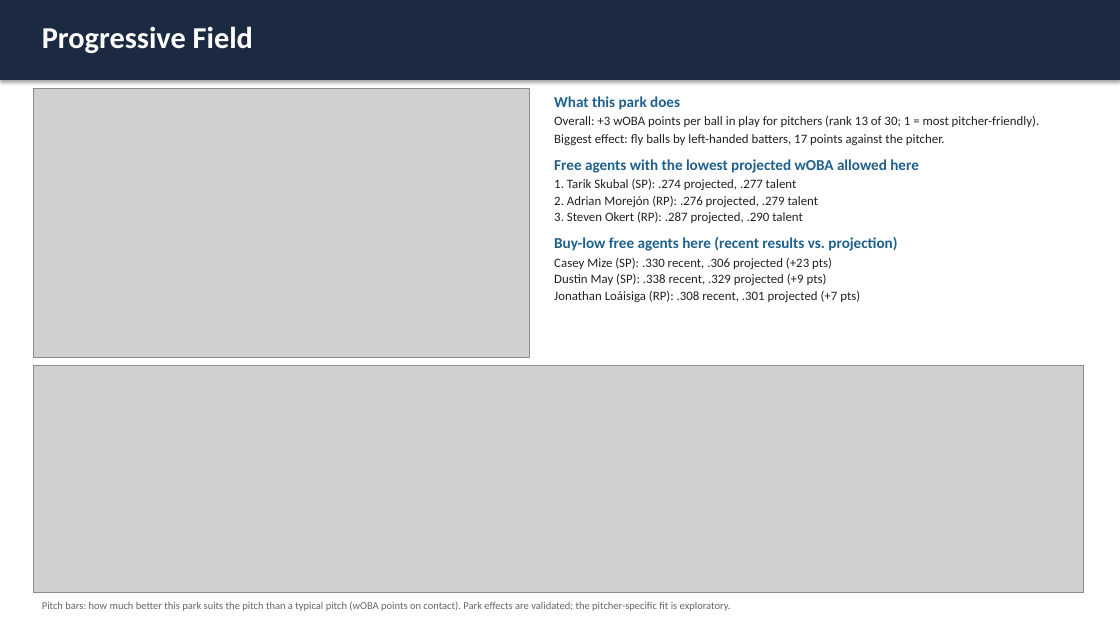
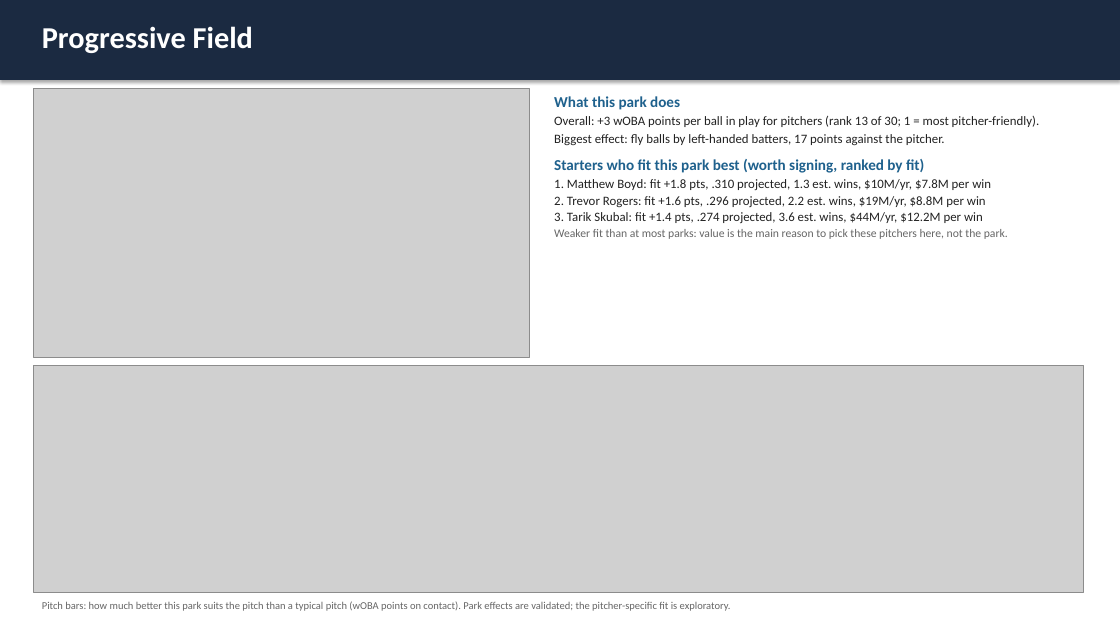
Before and after one commit to jpascarella17/ballpark-pitch-fit, a slide deck: slide 27 of slides/ballpark_pitch_fit.pptx (slide 26 before the commit). Drawn at 1120x630 pixels with LibreOffice and Linux fonts; fonts in the diff are those of the drawing; grey boxes stand for pictures. Boxes give left, top, right and bottom in pixels: in the first picture for what was removed or moved away, otherwise in the second. Text is boxed around its words. In the diff, an @@ line names an element or a change of style, - is before the commit and + after.

Commit message:
Add value ranking and fit-based park slides

```diff
--- a/slides/ballpark_pitch_fit.pptx
+++ b/slides/ballpark_pitch_fit.pptx
@@ text at <box>554,159,1008,239</box>: text changed @@
-Free agents with the lowest projected wOBA allowed here
-1. Tarik Skubal (SP): .274 projected, .277 talent
-2. Adrian Morejón (RP): .276 projected, .279 talent
-3. Steven Okert (RP): .287 projected, .290 talent
-Buy-low free agents here (recent results vs. projection)
-Casey Mize (SP): .330 recent, .306 projected (+23 pts)
-Dustin May (SP): .338 recent, .329 projected (+9 pts)
-Jonathan Loáisiga (RP): .308 recent, .301 projected (+7 pts)
+Starters who fit this park best (worth signing, ranked by fit)
+1. Matthew Boyd: fit +1.8 pts, .310 projected, 1.3 est. wins, $10M/yr, $7.8M per win
+2. Trevor Rogers: fit +1.6 pts, .296 projected, 2.2 est. wins, $19M/yr, $8.8M per win
+3. Tarik Skubal: fit +1.4 pts, .274 projected, 3.6 est. wins, $44M/yr, $12.2M per win
+Weaker fit than at most parks: value is the main reason to pick these pitchers here, not the park.
```
Also in this commit, not shown: 30 other slides changed, 1 slide added, 10 other files.
